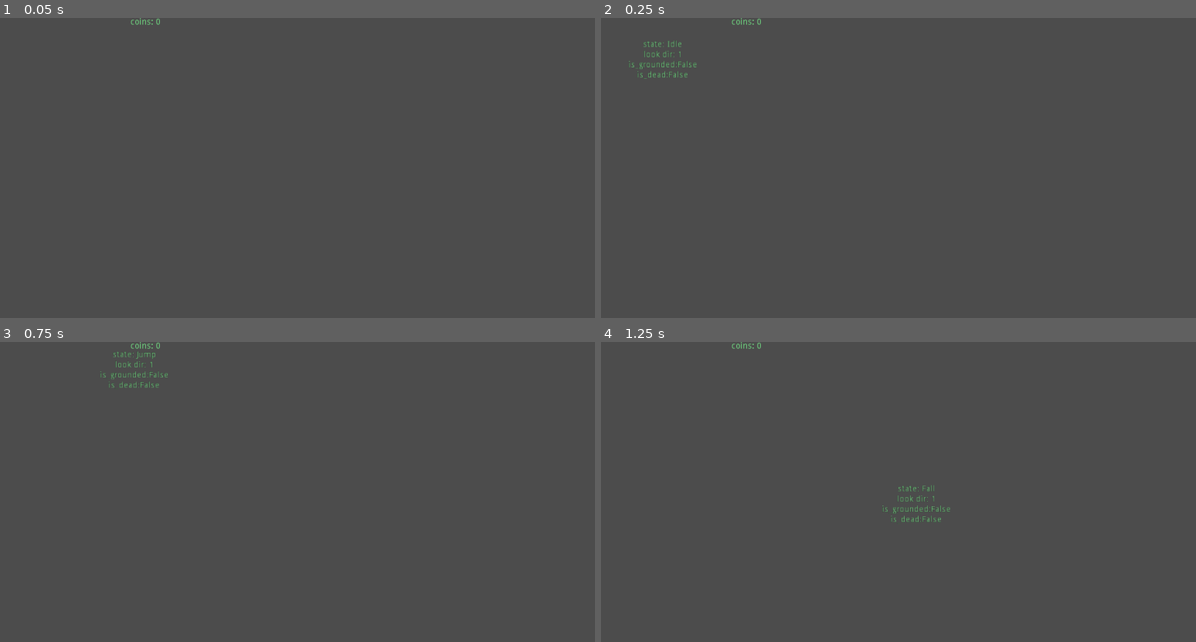
Above: before the commit, frames 1-4 (two rows, left to right).
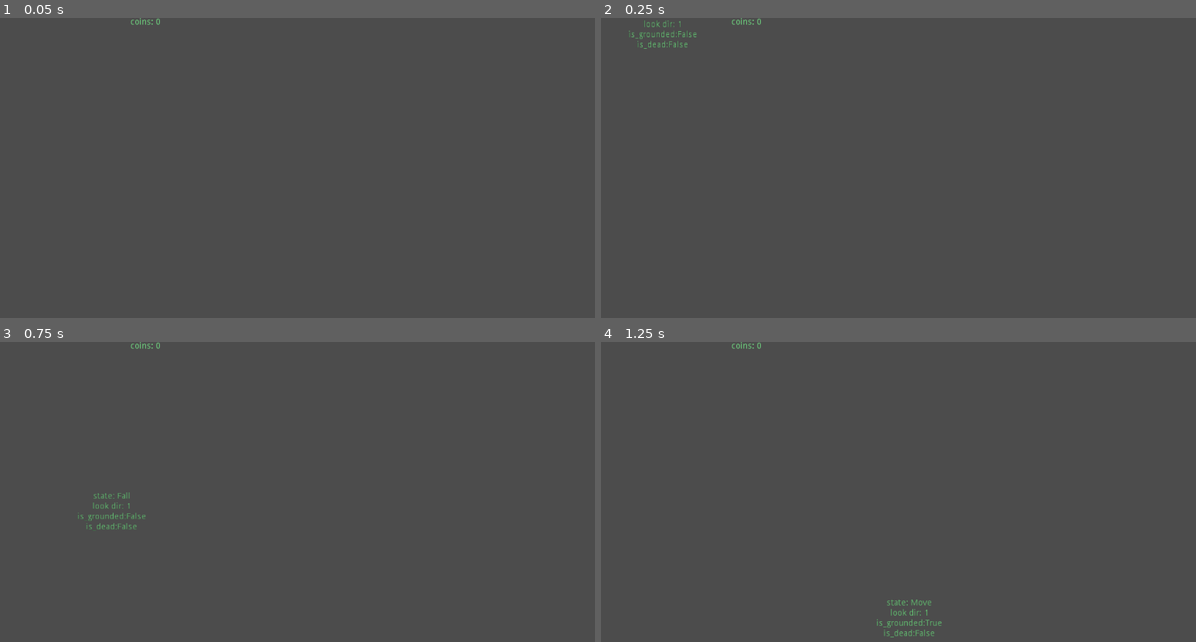
Above: after the commit, the same moments.

Repository: vicious987/slimeboy
Game: Godot game, scene res://Gameworld.tscn
Same seed, same stepped clock (60 frames per second), same inputs: the game is played once before the commit and once after it.
Inputs:
- Up to frame 1 (0.05 s): no input
- Up to frame 2 (0.25 s): no input
- Up to frame 3 (0.75 s): hold D (move_right) from 0.53 s (still down); hold W (jump) from 0.53 s (still down)
- Up to frame 4 (1.25 s): keep holding D (move_right); keep holding W (jump)

Frame 1 is identical in both runs. In frame 2, 0.4% of the frame differs, in the area x 4-17%, y 0-21%; in frame 3, 0.5%; in frame 4, 0.5%, in the area x 46-59%, y 47-99%.

Commit message:
improve states and gravity

Diff:
--- a/Node.gd
+++ b/Node.gd
@@ -16,8 +16,8 @@
 	rc_wall_r_lower = $RayCastRWallLower
 
 func is_grounded() -> bool:
-	#return rc_ground_left.is_colliding() or rc_ground_right.is_colliding()
-	return $RayCastGroundRight.is_colliding()
+	return rc_ground_left.is_colliding() or rc_ground_right.is_colliding()
+	#return $RayCastGroundRight.is_colliding()
 
 func is_next_to_wall() -> bool:
 	return is_next_to_left_wall() or is_next_to_right_wall()
--- a/Player.gd
+++ b/Player.gd
@@ -1,7 +1,7 @@
 extends Node2D
 
 var look_direction:int = 1
-var double_jump = true
+var double_jump = false
 var is_dead = false
 var coins = 0
 var motion = Vector2()
--- a/Player.tscn
+++ b/Player.tscn
@@ -9,6 +9,7 @@
 [ext_resource path="res://states/Wallslide.gd" type="Script" id=7]
 [ext_resource path="res://states/FallState.gd" type="Script" id=8]
 [ext_resource path="res://states/DeadState.gd" type="Script" id=9]
+[ext_resource path="res://states/Walljump.gd" type="Script" id=10]
 
 [sub_resource type="RectangleShape2D" id=1]
 extents = Vector2( 25, 25 )
@@ -57,17 +58,20 @@
 [node name="Dead" type="Node" parent="KinematicBody2D/States"]
 script = ExtResource( 9 )
 
+[node name="Walljump" type="Node" parent="KinematicBody2D/States"]
+script = ExtResource( 10 )
+
 [node name="SurfaceDetector" type="Node2D" parent="KinematicBody2D"]
 script = ExtResource( 6 )
 
 [node name="RayCastGroundLeft" type="RayCast2D" parent="KinematicBody2D/SurfaceDetector"]
-position = Vector2( 16, 26 )
+position = Vector2( 24, 24 )
 enabled = true
 cast_to = Vector2( 0, 2 )
 collision_mask = 4
 
 [node name="RayCastGroundRight" type="RayCast2D" parent="KinematicBody2D/SurfaceDetector"]
-position = Vector2( -16, 26 )
+position = Vector2( -24, 24 )
 enabled = true
 cast_to = Vector2( 0, 2 )
 collision_mask = 4
--- a/TestingGrounds.tscn
+++ b/TestingGrounds.tscn
@@ -8,7 +8,7 @@
 extents = Vector2( 1200, 10 )
 
 [sub_resource type="RectangleShape2D" id=2]
-extents = Vector2( 100, 50 )
+extents = Vector2( 91.7833, 77.1758 )
 
 [sub_resource type="RectangleShape2D" id=3]
 extents = Vector2( 21.7733, 300 )
@@ -28,7 +28,7 @@
 collision_mask = 0
 
 [node name="CollisionShape2D" type="CollisionShape2D" parent="StaticBody2D2"]
-position = Vector2( 505.653, 651.894 )
+position = Vector2( 161.045, 508.945 )
 shape = SubResource( 2 )
 
 [node name="StaticBody2D3" type="StaticBody2D" parent="."]
--- a/states/FallState.gd
+++ b/states/FallState.gd
@@ -1,6 +1,7 @@
 extends AirState
 
 export var horizontal_maneuverability:int = 600
+export(float,0,1) var acc_factor = 0.2
 
 func enter(host:KinematicBody2D) -> void:
 	pass
@@ -16,12 +17,12 @@
 func update(host:KinematicBody2D, delta) -> void:
 	.update(host, delta)
 
-	if host.is_on_floor() and player_body.motion.y >= 0:
+	if player_body.is_on_ground():# and player_body.motion.y >= 0:
 		if input_direction:
 			emit_signal("done", "Move")
 		else:
 			emit_signal("done", "Idle")
 
 	apply_gravity()
-	player_body.motion.x = input_direction * horizontal_maneuverability
+	player_body.motion.x = lerp(player_body.motion.x, input_direction * horizontal_maneuverability, acc_factor)
 	host.move_and_slide(player_body.motion, Vector2.UP)
--- a/states/IdleState.gd
+++ b/states/IdleState.gd
@@ -7,11 +7,15 @@
 	.handle_input(event)
 
 func update(host:KinematicBody2D, delta):
+
+
 	if get_input_direction():
 		emit_signal("done", "Move")
-
-	apply_gravity()
-	host.move_and_slide(player_body.motion)
+	if not player_body.is_on_ground():
+		emit_signal("done", "Fall")
+	player_body.motion = Vector2(0,0)
+	#apply_gravity()
+	#host.move_and_slide(player_body.motion)
 	#print(motion)
 
 func exit(host):
--- a/states/Jump.gd
+++ b/states/Jump.gd
@@ -1,8 +1,9 @@
 extends AirState
 
-export var jump_force:float = 1800
+export var jump_force:float = 3000
 var final_jump_force = jump_force + max_gravity_speed
 export var horizontal_maneuverability:float = 600
+export(float,0,1) var acc_factor = 0.2
 
 func enter(host):
 	.enter(host)
@@ -19,7 +20,8 @@
 		emit_signal("done", "Fall")
 
 	apply_gravity()
-	player_body.motion.x = input_direction * horizontal_maneuverability
+	#player_body.motion.x = input_direction * horizontal_maneuverability
+	player_body.motion.x = lerp(player_body.motion.x, input_direction * horizontal_maneuverability, acc_factor)
 	host.move_and_slide(player_body.motion, Vector2.UP)
 
 func exit(host):
--- a/states/MoveState.gd
+++ b/states/MoveState.gd
@@ -10,7 +10,6 @@
 	var input_direction = get_input_direction()
 	update_look_direction(input_direction)
 
-	apply_gravity()
 	if input_direction:
 		player_body.motion.x = lerp(player_body.motion.x, input_direction * move_speed, acc_factor)
 	else:
@@ -18,6 +17,8 @@
 		if abs(player_body.motion.x) < 32:
 			player_body.motion.x = 0
 			emit_signal("done", "Idle")
+	if not player_body.is_on_ground():
+		emit_signal("done", "Fall")
 
 	host.move_and_slide(player_body.motion, Vector2.UP)
 	#print(motion)
--- a/states/State.gd
+++ b/states/State.gd
@@ -16,8 +16,8 @@
 
 #Helper stuff
 #var motion = Vector2()
-export var max_gravity_speed:int = 1000
-export var gravity_speed:int = 200
+export var max_gravity_speed:int = 600
+export var gravity_speed:int = 100
 var input_direction:int
 var jumps_left:int
 var player_body:KinematicBody2D
--- a/states/StateMachine.gd
+++ b/states/StateMachine.gd
@@ -12,6 +12,9 @@
 func collect_coin():
 	get_parent().coins += 1
 	print("BIG UPS!")
+
+func is_on_ground():
+	return $SurfaceDetector.is_grounded()
 
 func _ready():
 	for c in $States.get_children():
--- /dev/null
+++ b/states/Walljump.gd
@@ -0,0 +1,18 @@
+extends State
+
+var controllable
+func enter(host:KinematicBody2D) -> void:
+	player_body.motion = Vector2(2000,-3000)
+	#controllable = false
+func exit(host:KinematicBody2D) -> void:
+	return
+
+func handle_input(event:InputEvent) -> void:
+	return
+
+func update(host:KinematicBody2D, delta) -> void:
+	apply_gravity()
+	if player_body.motion.y > 0:
+		emit_signal("done","Fall")
+
+	host.move_and_slide(player_body.motion, Vector2.UP)
--- a/states/Wallslide.gd
+++ b/states/Wallslide.gd
@@ -11,6 +11,10 @@
 func handle_input(event:InputEvent) -> void:
 	if Input.is_action_just_released("move_left"):
 		emit_signal("done", "Fall")
+	if Input.is_action_just_pressed("jump"):
+		emit_signal("done", "Walljump")
+		#motion = Vector2(600,-1800)
+		#owner.get_node("KinematicBody2D").move_and_slide(motion, Vector2.UP)
 
 func update(host:KinematicBody2D, delta) -> void:
 	if  not host.get_node("SurfaceDetector").is_next_to_left_wall(): #fix surface det ref
Not shown: 1 places in Player.tscn that only renumber resources
Not shown, changed: todo.txt
